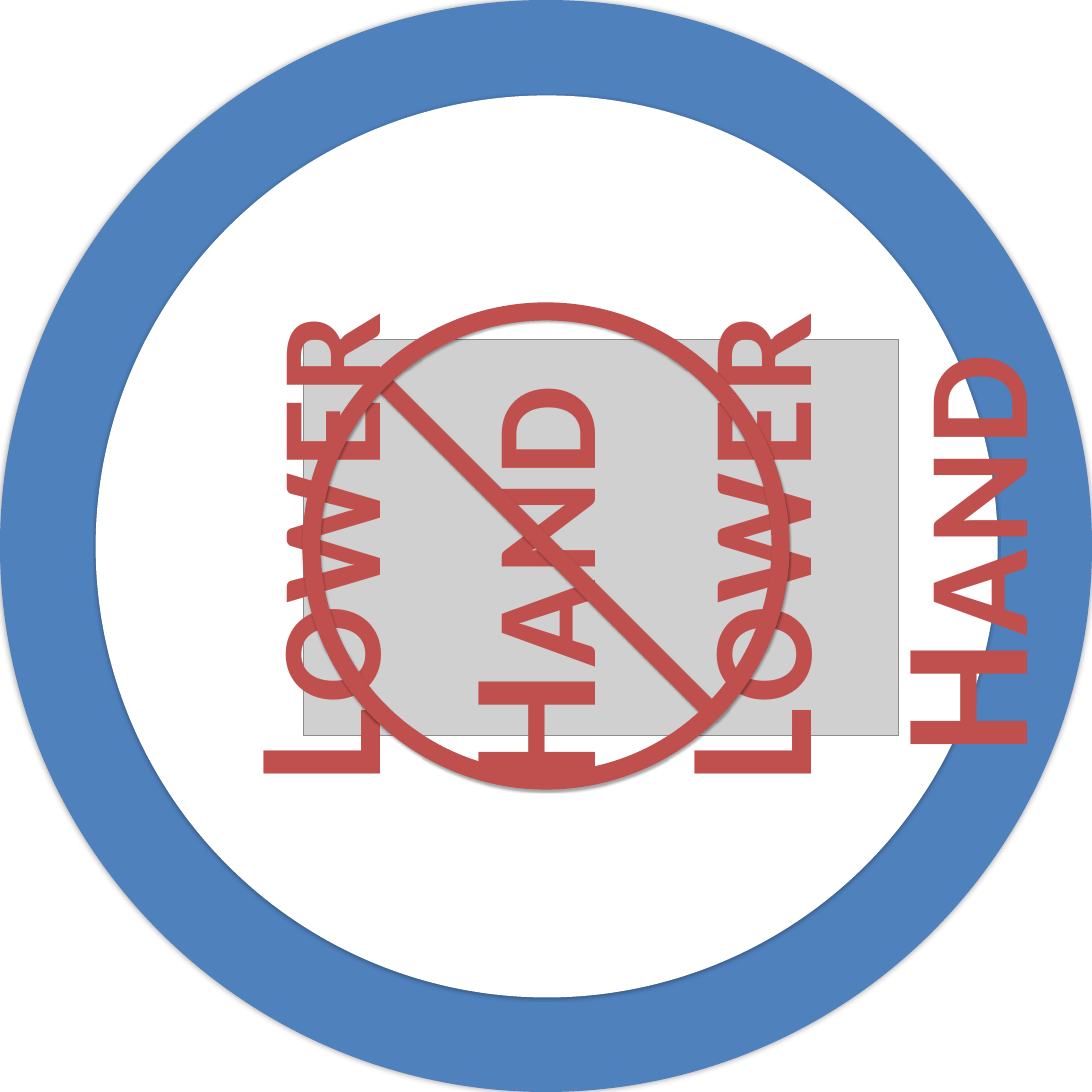
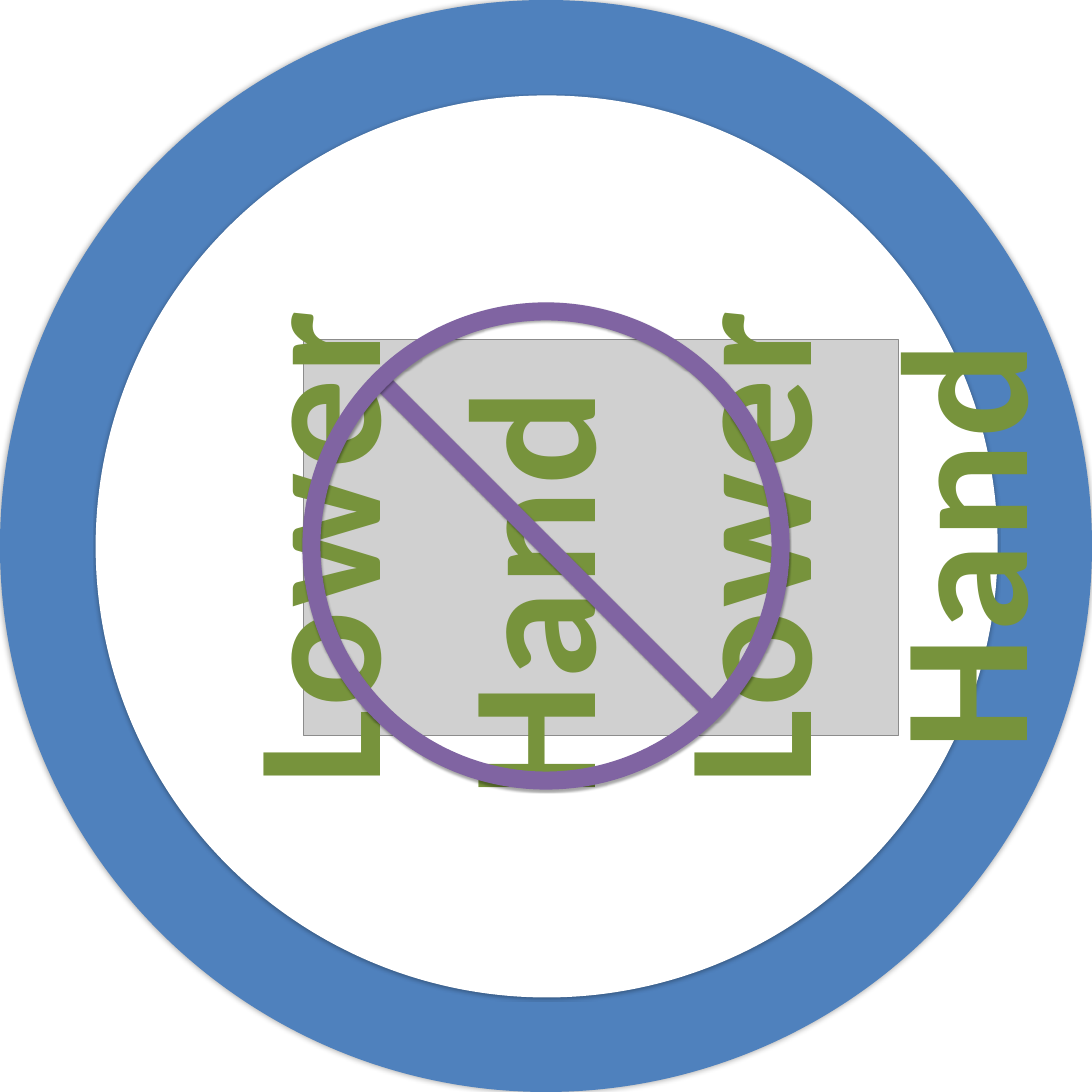
Before and after one commit to PsyPhy/GripGraspISS, a slide deck: slide 4 of Source Code/GraspBMPs/GraspCircularPrompts.pptx. Drawn at 1092x1092 pixels with LibreOffice and Linux fonts; fonts in the diff are those of the drawing; grey boxes stand for pictures. Boxes give left, top, right and bottom in pixels: in the first picture for what was removed or moved away, otherwise in the second. Text is boxed around its words. In the diff, an @@ line names an element or a change of style, - is before the commit and + after.

```diff
--- a/Source Code/GraspBMPs/GraspCircularPrompts.pptx
+++ b/Source Code/GraspBMPs/GraspCircularPrompts.pptx
@@ text "Lower Hand Lower Hand" at box(209, 358, 1075, 785): text colour #C0504D to #77933C, small capitals off @@
@@ ellipse at box(311, 311, 781, 781): outline #C0504D 24 pt to #8064A2 24 pt @@
@@ line (380, 380) - (712, 712): stroke #C0504D 24 pt to #8064A2 24 pt @@
```
Also in this commit, not shown: 13 other slides changed, 14 other files.
